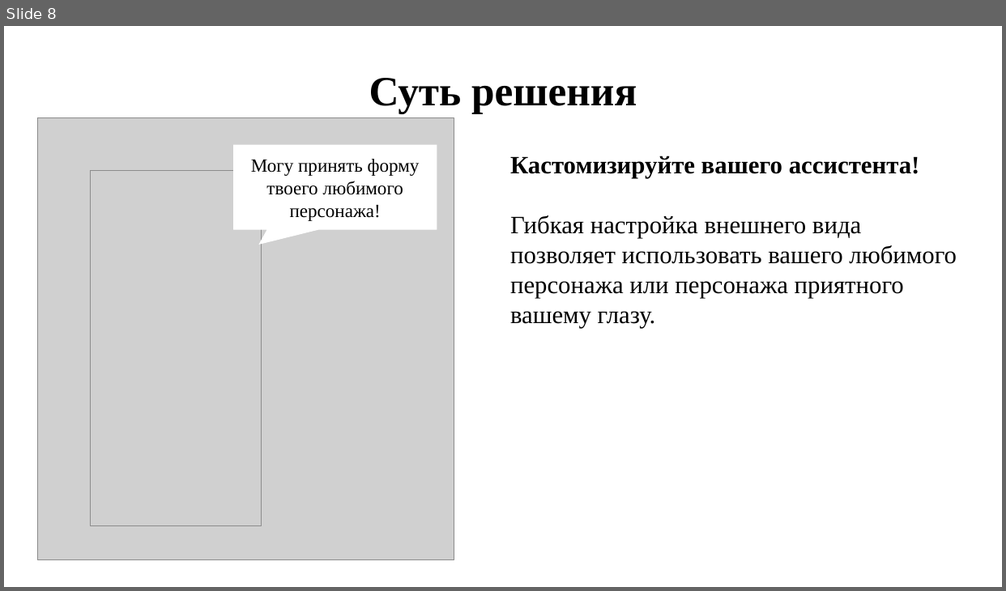
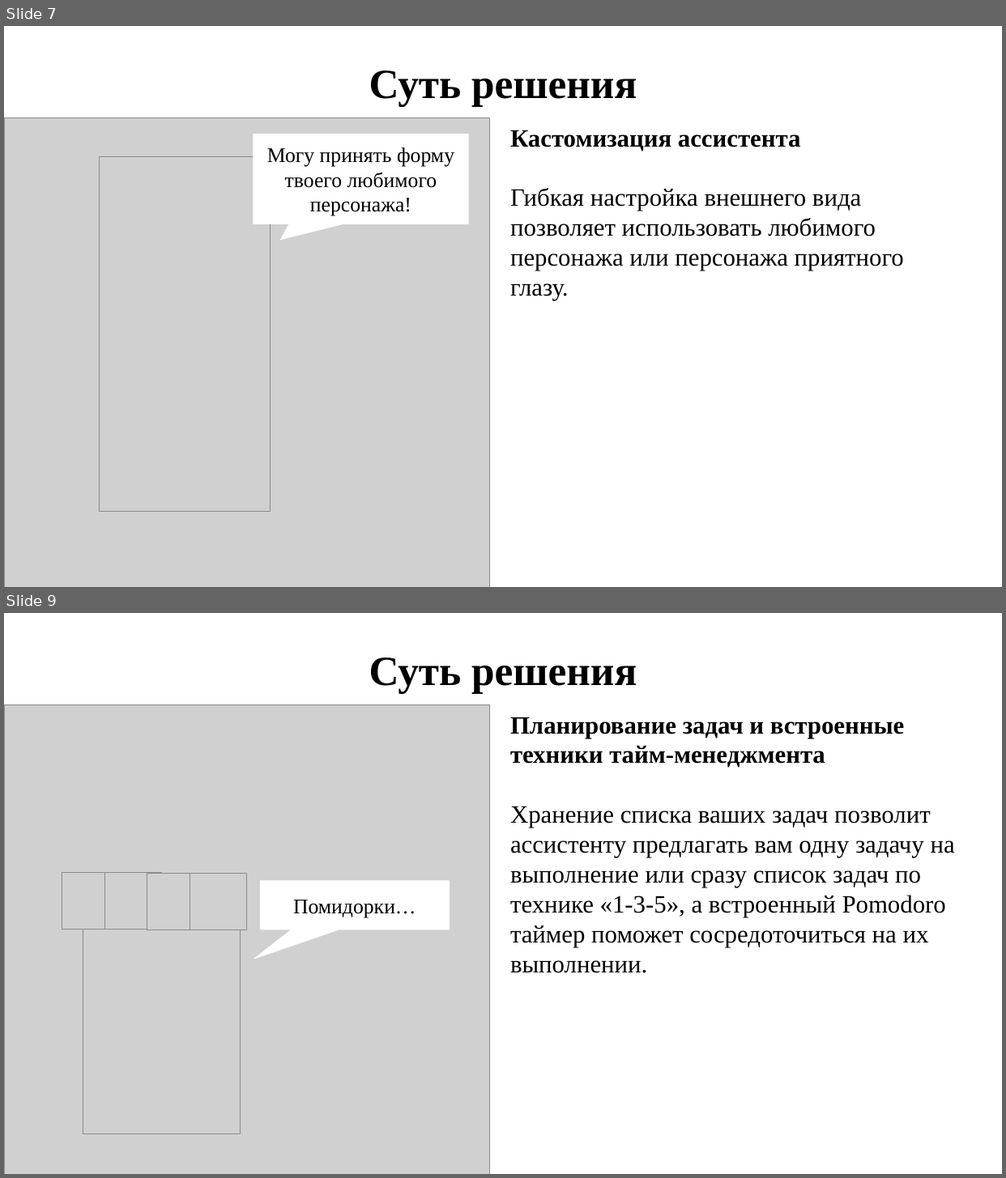
Before and after one commit to DronSyperlol/VirtualCurator, a slide deck: Docs/Presentation.pptx. Shown one above the other, each under a label of ours: slide 8 before the commit, slides 7 and 9 after it; the slides between them are not shown. The pictures are 1006x591 and 1006x1178 pixels, drawn with LibreOffice and Linux fonts; fonts in the diff are those of the drawing; grey boxes stand for pictures. Boxes give left, top, right and bottom in pixels: in the first picture for what was removed or moved away, otherwise in the second. Text is boxed around its words. In the diff, an @@ line names an element or a change of style, - is before the commit and + after.

Commit message:
Добавлена суть решения

```diff
--- a/Docs/Presentation.pptx
+++ b/Docs/Presentation.pptx
@@ slide 9 added at bbox=[4, 613, 1002, 1174], background #FFFFFF @@
@@ text added at bbox=[369, 658, 637, 694], 40 pt, text #000000, bold @@
+Суть решения
@@ picture added at bbox=[4, 705, 490, 1174] @@
@@ text added at bbox=[510, 717, 955, 973], 24 pt, text #000000 @@
+Планирование задач и встроенные техники тайм-менеджмента
+Хранение списка ваших задач позволит ассистенту предлагать вам одну задачу на выполнение или сразу список задач по технике «1-3-5», а встроенный Pomodoro таймер поможет сосредоточиться на их выполнении.
@@ group added at bbox=[62, 873, 246, 931]: 4 pictures @@
@@ speech box added at bbox=[260, 881, 449, 930], fill #FFFFFF, outline #FFFFFF 0.75 pt, 20 pt, text #000000 @@
+Помидорки…
@@ picture added at bbox=[83, 914, 241, 1134] @@
@@ what was slide 8 is now slide 7 @@
@@ slide 7 changed as well @@
@@ text "Суть решения": place and size @@
-text "Суть решения" at bbox=[369, 78, 637, 113]
+text "Суть решения" at bbox=[369, 71, 637, 107]
@@ picture: place and size @@
-picture at bbox=[38, 118, 454, 560]
+picture at bbox=[4, 118, 490, 587]
@@ speech box "Могу принять форму твоего любимого ...": place and size @@
-speech box "Могу принять форму твоего любимого ..." at bbox=[234, 145, 437, 229]
+speech box "Могу принять форму твоего любимого ..." at bbox=[253, 134, 468, 224]
@@ speech box "Могу принять форму твоего любимого ..." at bbox=[253, 134, 468, 224]: size 18 to 20 pt @@
@@ text at bbox=[510, 130, 904, 301]: text changed @@
-Кастомизируйте вашего ассистента!
-Гибкая настройка внешнего вида позволяет использовать вашего любимого персонажа или персонажа приятного вашему глазу.
+Кастомизация ассистента
+Гибкая настройка внешнего вида позволяет использовать любимого персонажа или персонажа приятного глазу.
@@ picture: place and size @@
-picture at bbox=[91, 171, 262, 527]
+picture at bbox=[100, 156, 270, 512]
```
Also in this commit, not shown: 4 other slides changed, 6 other slides added, 4 slides removed.
